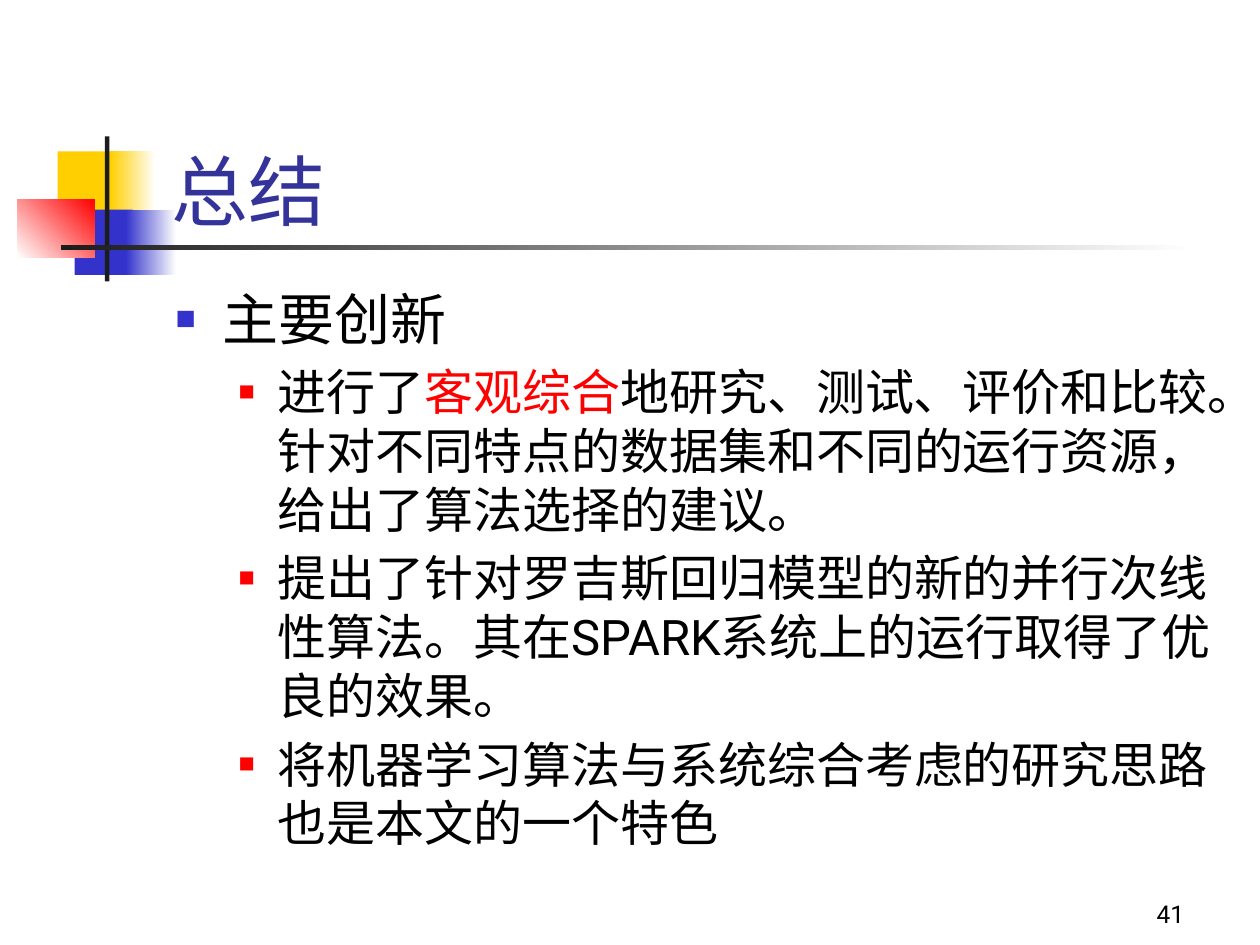
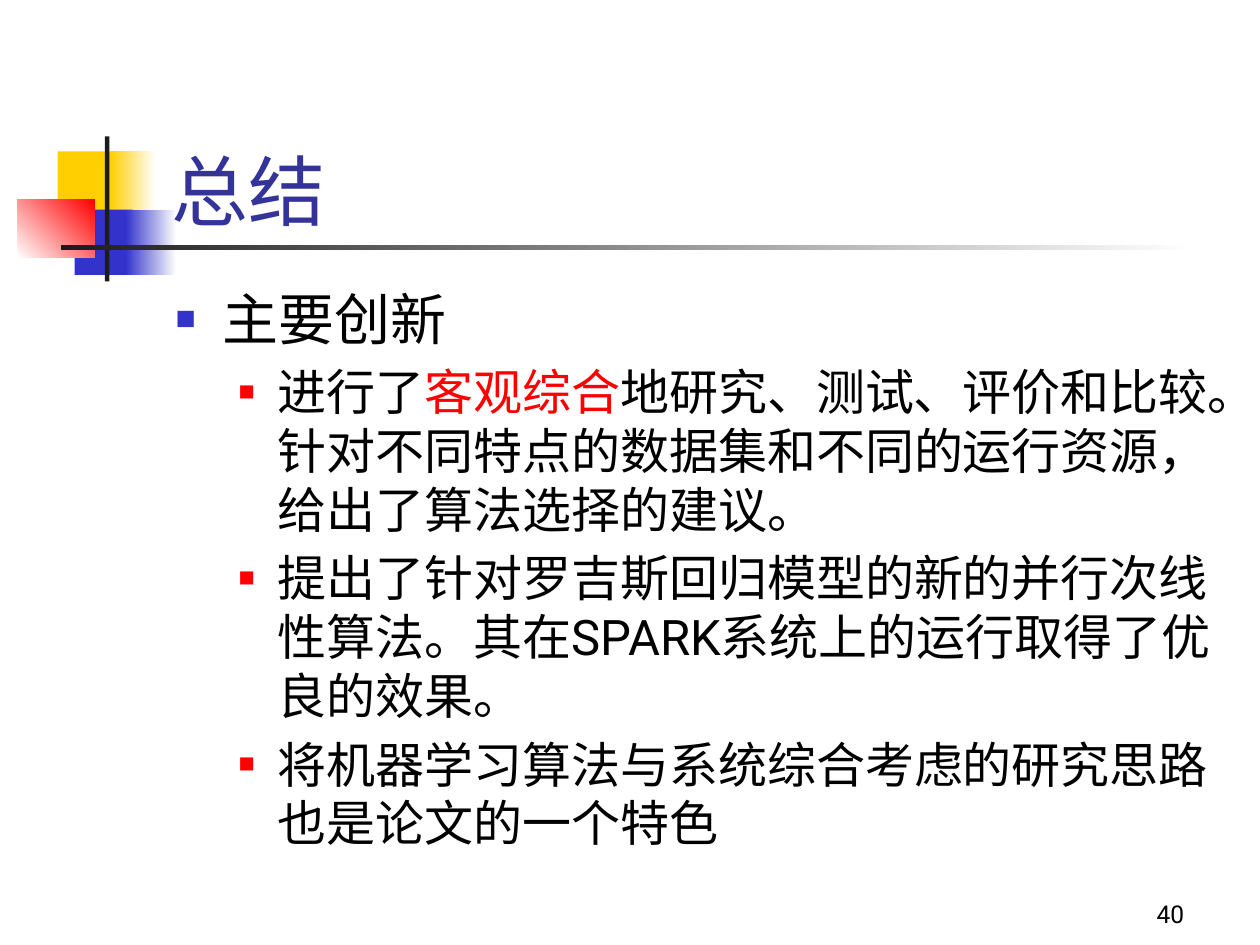
Before and after one commit to penghaoruo/grad-draft, a slide deck: slide 40 of ppt/答辩报告-彭昊若.pptx (slide 41 before the commit). Drawn at 1260x945 pixels with LibreOffice and Linux fonts; fonts in the diff are those of the drawing. Boxes give left, top, right and bottom in pixels: in the first picture for what was removed or moved away, otherwise in the second. Text is boxed around its words. In the diff, an @@ line names an element or a change of style, - is before the commit and + after.

```diff
--- a/ppt/答辩报告-彭昊若.pptx
+++ b/ppt/答辩报告-彭昊若.pptx
@@ text at box(278, 741, 1208, 845): text changed @@
-  ■ 将机器学习算法与系统综合考虑的研究思路也是本文的一个特色
+  ■ 将机器学习算法与系统综合考虑的研究思路也是论文的一个特色
@@ page number at box(1157, 905, 1185, 924): text changed @@
-41
+40
```
Also in this commit, not shown: 9 other slides changed, 1 slide added, 1 slide removed, 6 other files.
